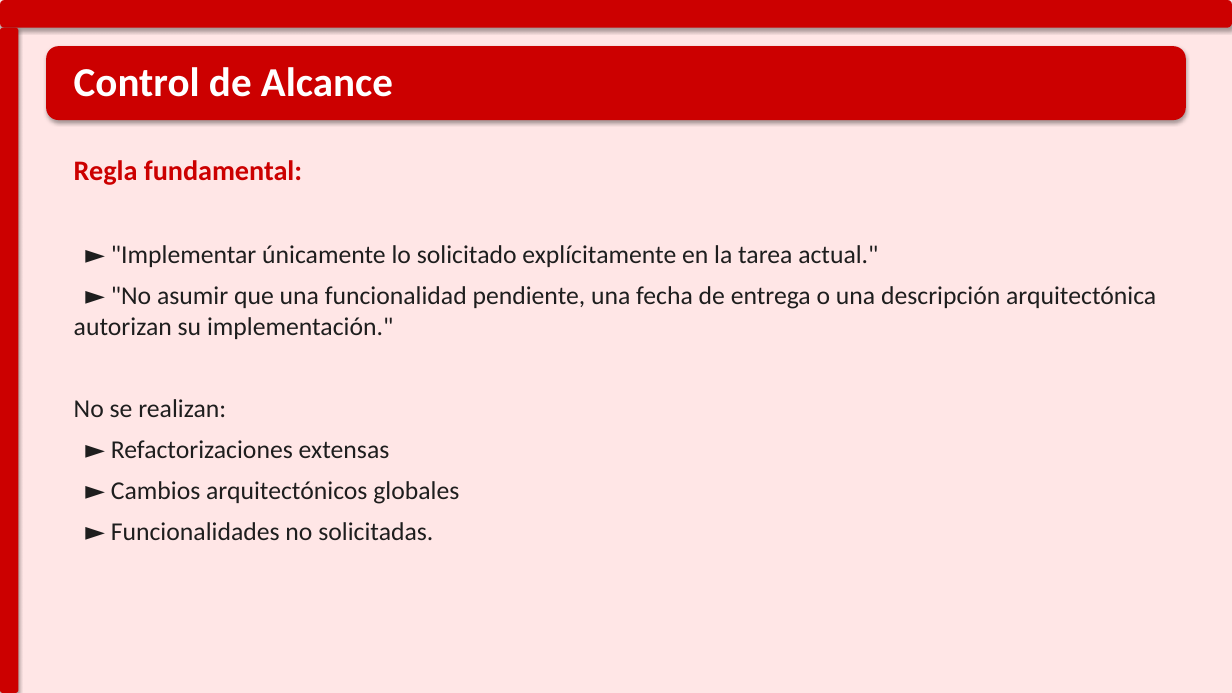
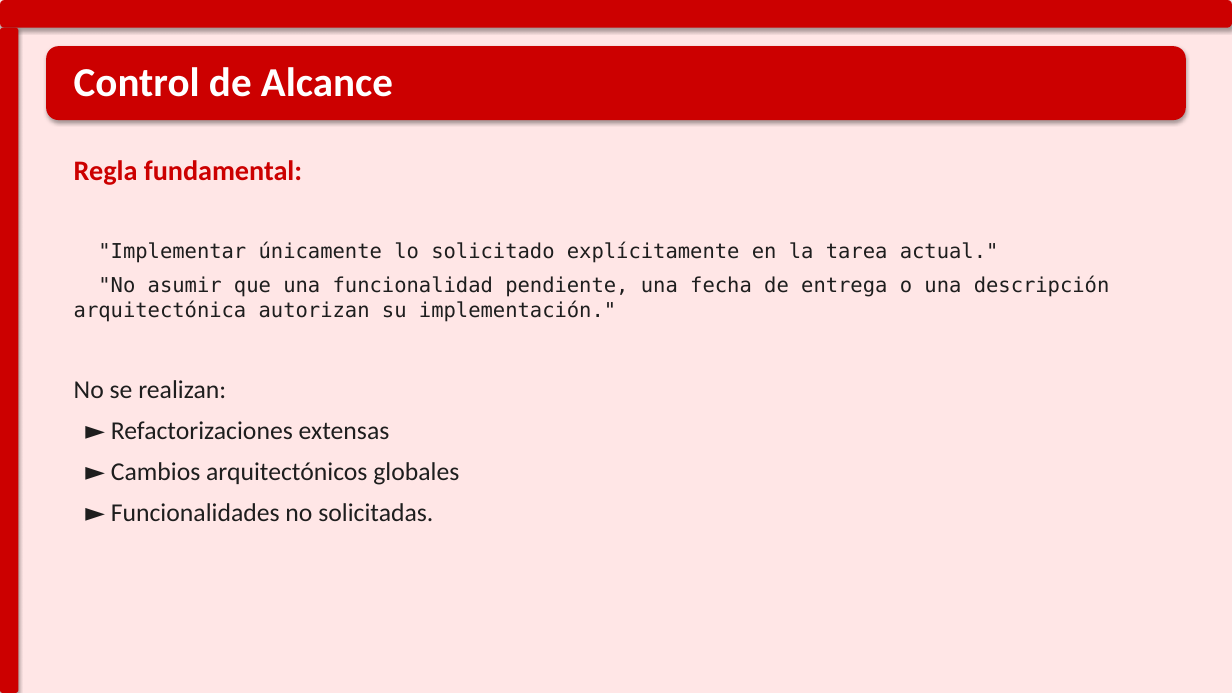
Before and after one commit to BryanSilva99/centro-salud-administrativo, a slide deck: slide 4 of Presentacion_Expo_Agents_Centro_Salud.pptx. Drawn at 1232x693 pixels with LibreOffice and Linux fonts; fonts in the diff are those of the drawing. Boxes give left, top, right and bottom in pixels: in the first picture for what was removed or moved away, otherwise in the second. Text is boxed around its words. In the diff, an @@ line names an element or a change of style, - is before the commit and + after.

```diff
--- a/Presentacion_Expo_Agents_Centro_Salud.pptx
+++ b/Presentacion_Expo_Agents_Centro_Salud.pptx
@@ text at (x1=74, y1=241, x2=1110, y2=322): text changed; size 20 to 16 pt; font Calibri to DejaVu Sans Mono @@
-► "Implementar únicamente lo solicitado explícitamente en la tarea actual."
-► "No asumir que una funcionalidad pendiente, una fecha de entrega o una descripción arquitectónica autorizan su implementación."
+"Implementar únicamente lo solicitado explícitamente en la tarea actual."
+"No asumir que una funcionalidad pendiente, una fecha de entrega o una descripción arquitectónica autorizan su implementación."
```
Also in this commit, not shown: 2 other slides changed, 3 other files.
